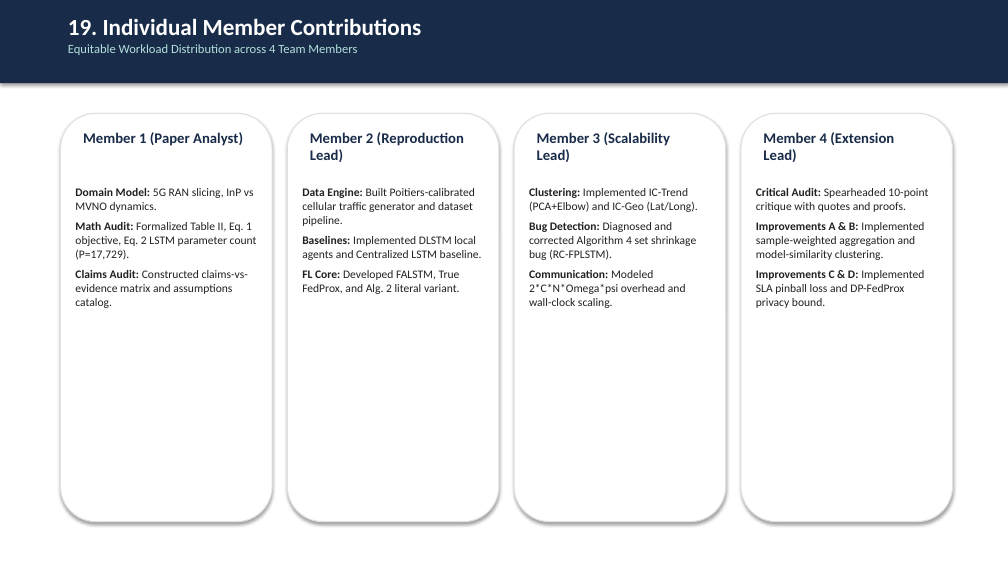
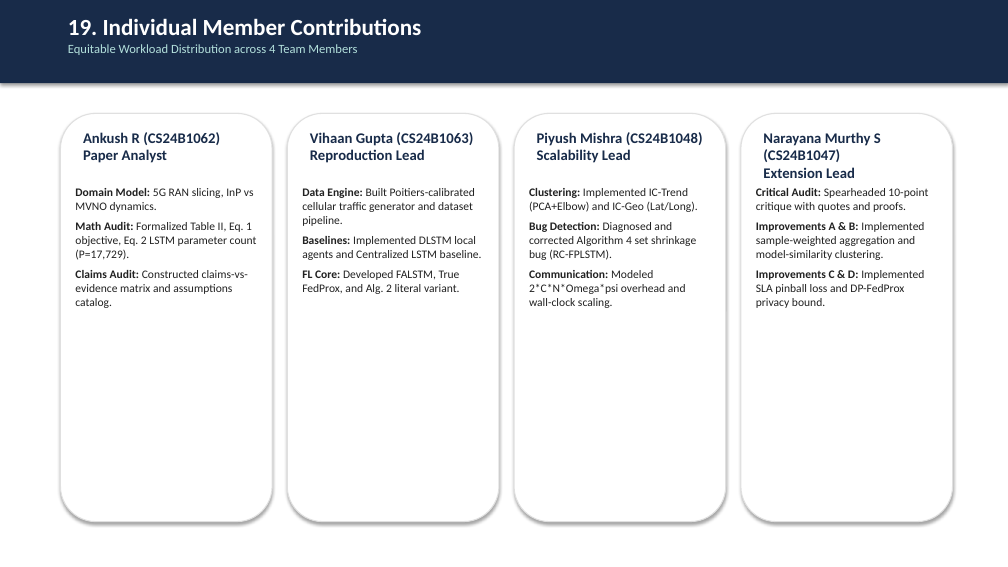
Before and after one commit to pengeon1/CN_Research, a slide deck: slide 20 of docs/slides/presentation.pptx. Drawn at 1008x567 pixels with LibreOffice and Linux fonts; fonts in the diff are those of the drawing. Boxes give left, top, right and bottom in pixels: in the first picture for what was removed or moved away, otherwise in the second. Text is boxed around its words. In the diff, an @@ line names an element or a change of style, - is before the commit and + after.

```diff
--- a/docs/slides/presentation.pptx
+++ b/docs/slides/presentation.pptx
@@ text at <box>83,132,220,163</box>: text changed @@
-Member 1 (Paper Analyst)
+Ankush R (CS24B1062)
+Paper Analyst
@@ text at <box>310,132,473,163</box>: text changed @@
-Member 2 (Reproduction Lead)
+Vihaan Gupta (CS24B1063)
+Reproduction Lead
@@ text at <box>537,132,703,163</box>: text changed @@
-Member 3 (Scalability Lead)
+Piyush Mishra (CS24B1048)
+Scalability Lead
@@ text at <box>763,132,881,178</box>: text changed @@
-Member 4 (Extension Lead)
+Narayana Murthy S (CS24B1047)
+Extension Lead
```
Also in this commit, not shown: 1 other slide changed, 3 other files.
